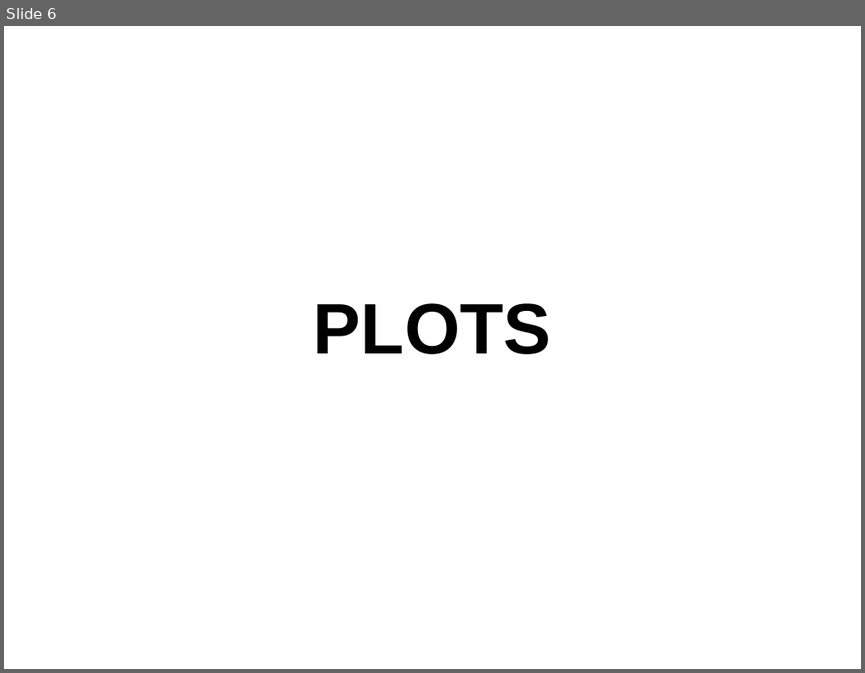
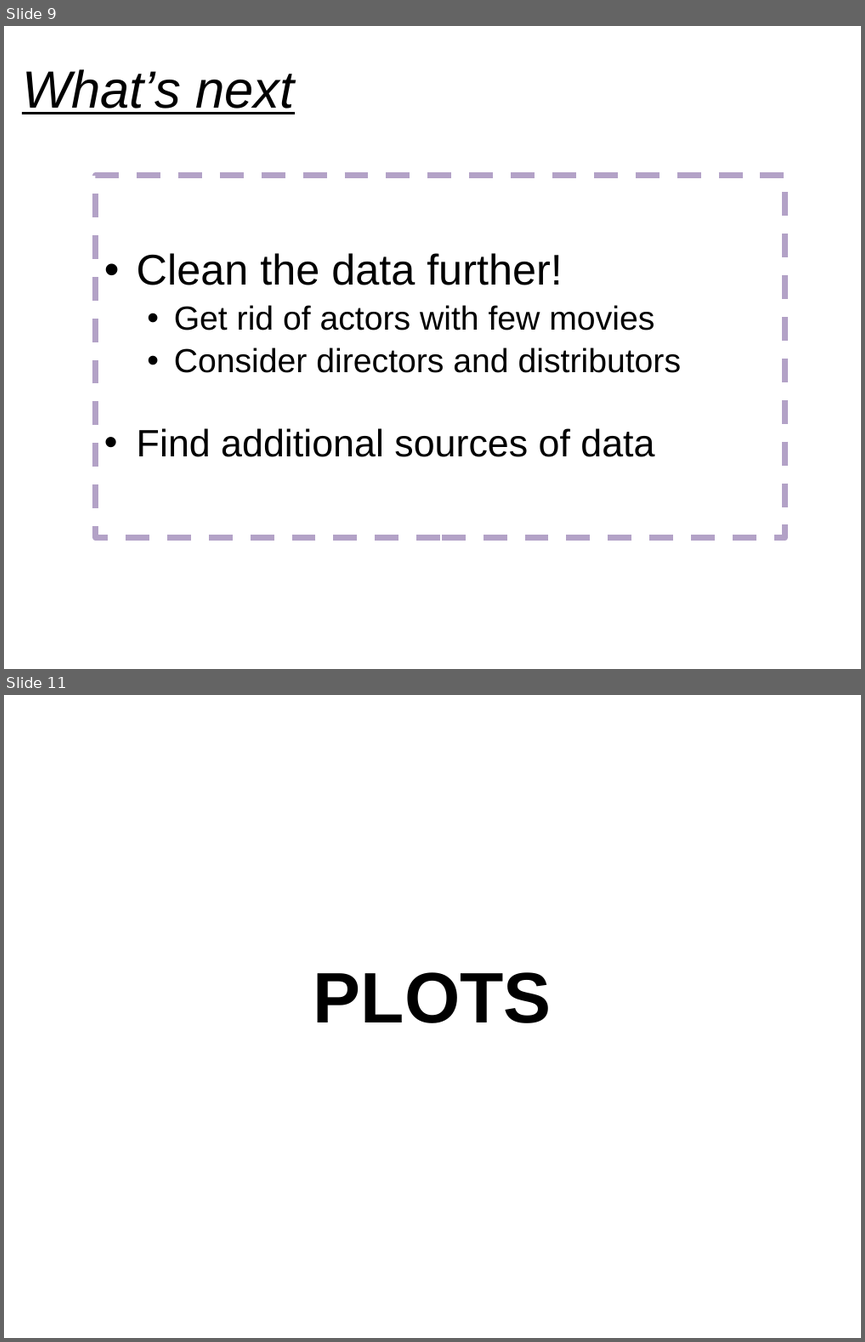
Before and after one commit to karmacelina/predicting_movie_widest_release, a slide deck: Luther_presentation.pptx. Shown one above the other, each under a label of ours: slide 6 before the commit, slides 9 and 11 after it; the slides between them are not shown. The pictures are 865x673 and 865x1342 pixels, drawn with LibreOffice and Linux fonts; fonts in the diff are those of the drawing. Boxes give left, top, right and bottom in pixels: in the first picture for what was removed or moved away, otherwise in the second. Text is boxed around its words. In the diff, an @@ line names an element or a change of style, - is before the commit and + after.

```diff
--- a/Luther_presentation.pptx
+++ b/Luther_presentation.pptx
@@ slide 9 added at <box>4,26,861,669</box>, background #FFFFFF @@
@@ title added at <box>22,69,294,114</box>, 44 pt, text #000000, italic, underline @@
+What’s next
@@ rectangle added at <box>96,175,784,538</box>, outline #B3A2C7 5 pt dashed, 28 pt, text #000000 @@
+• Clean the data further!
+  • Get rid of actors with few movies
+  • Consider directors and distributors
+• Find additional sources of data
@@ what was slide 6 is now slide 11 @@
```
Also in this commit, not shown: 8 slides changed, 2 other slides added, 4 slides removed.
